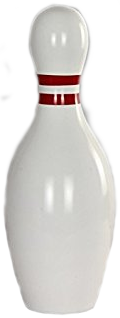
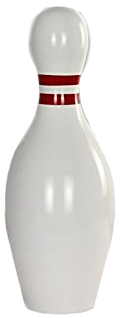
Layered file, before and after one edit (120x318). Changes by layer:
painted on "pin1.jpg" over bbox(0, 3, 118, 307)
